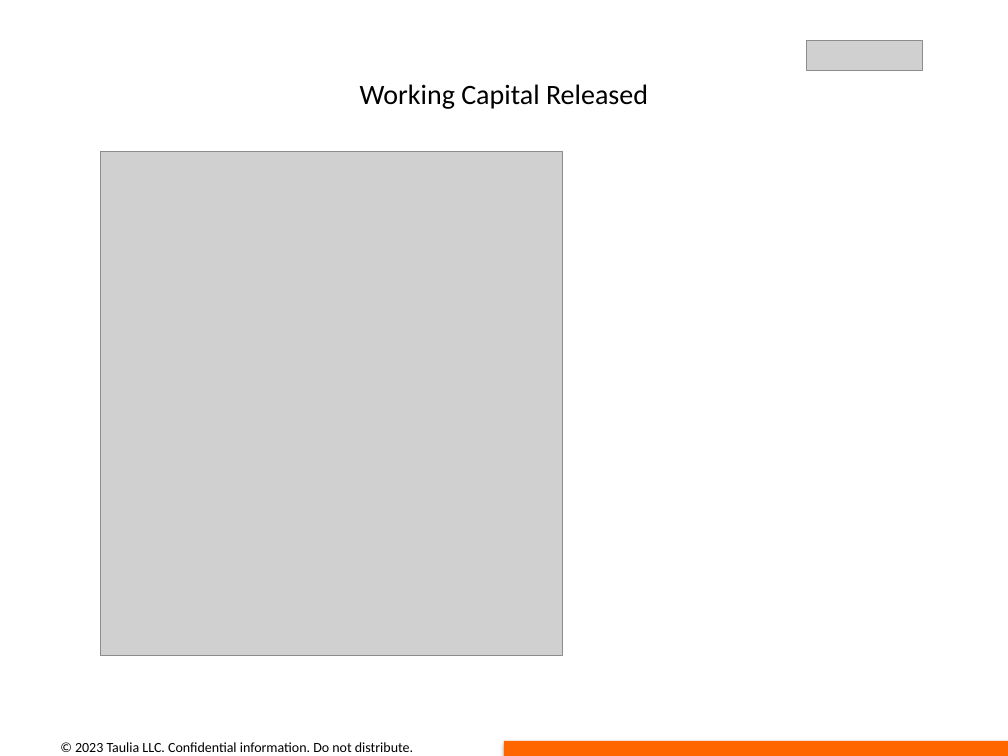
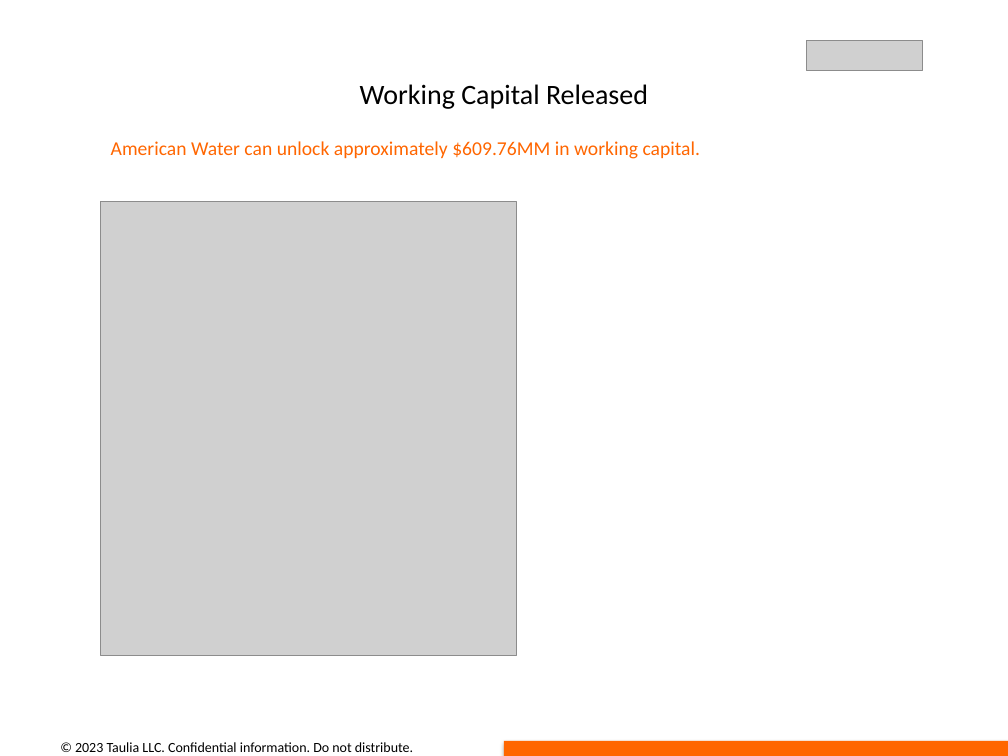
Before and after one commit to dimitarivanov-taulia/opportunity_deck_automation, a slide deck: slide 9 of presentations/opportunity_deck_American Water.pptx. Drawn at 1008x756 pixels with LibreOffice and Linux fonts; fonts in the diff are those of the drawing; grey boxes stand for pictures. Boxes give left, top, right and bottom in pixels: in the first picture for what was removed or moved away, otherwise in the second. Text is boxed around its words. In the diff, an @@ line names an element or a change of style, - is before the commit and + after.

```diff
--- a/presentations/opportunity_deck_American Water.pptx
+++ b/presentations/opportunity_deck_American Water.pptx
@@ text added at box(111, 141, 701, 159), 14 pt, text #FF6600 @@
+American Water can unlock approximately $609.76MM in working capital.
@@ picture: place and size @@
-picture at box(101, 151, 562, 655)
+picture at box(101, 202, 516, 655)
```
Also in this commit, not shown: 7 other slides changed, 25 other files.
